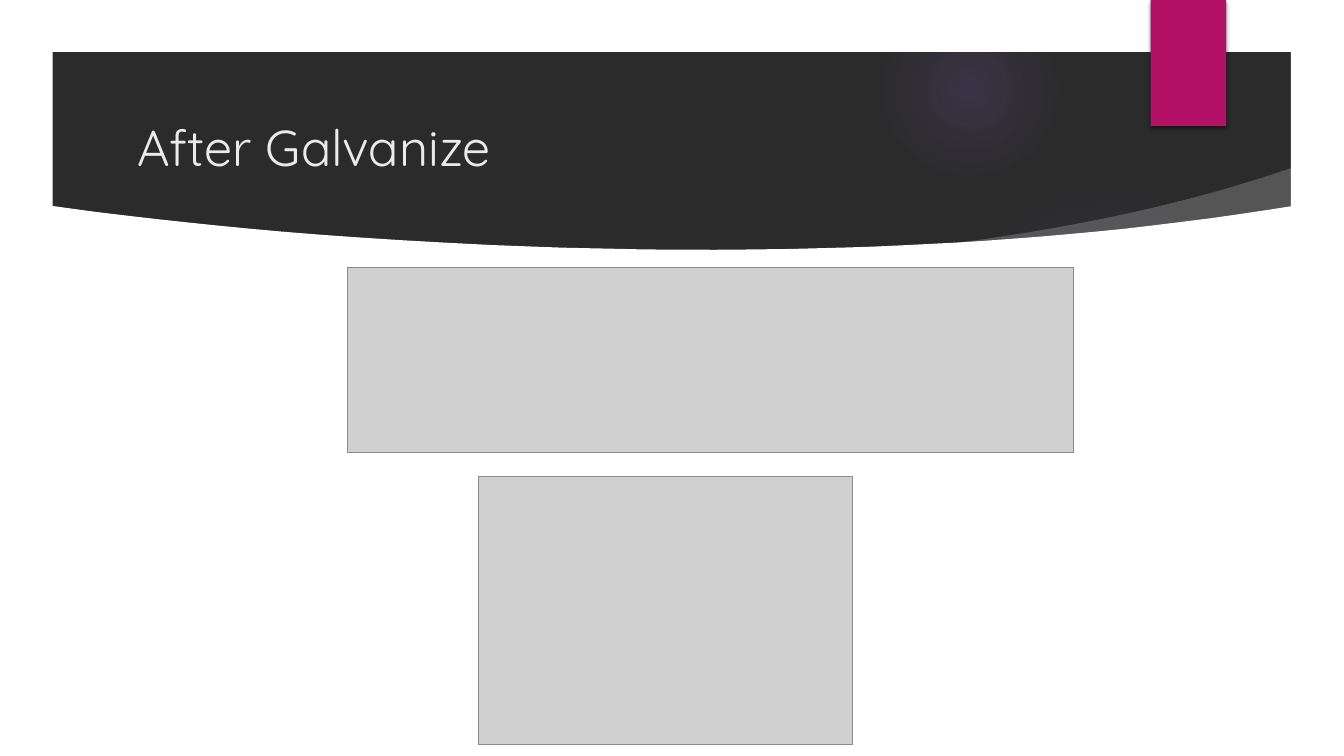
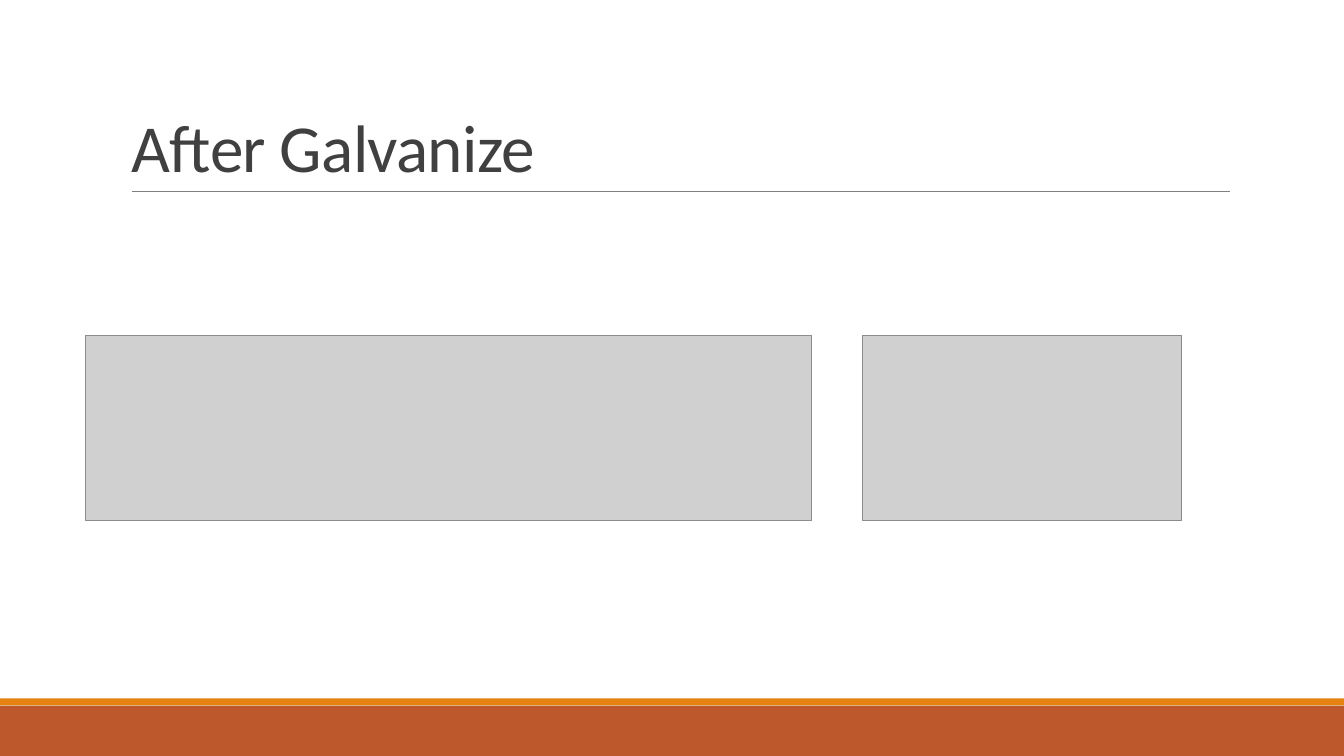
Before and after one commit to GregSimpson/SupportVectorMachine-CancerClassification, a slide deck: slide 4 of docs/gsimpson-CapstonePresentation.pptx (slide 3 before the commit). Drawn at 1344x756 pixels with LibreOffice and Linux fonts; fonts in the diff are those of the drawing; grey boxes stand for pictures; background and template pictures are left out; a plain dark background stands for a picture behind light text. Boxes give left, top, right and bottom in pixels: in the first picture for what was removed or moved away, otherwise in the second. Text is boxed around its words. In the diff, an @@ line names an element or a change of style, - is before the commit and + after.

```diff
--- a/docs/gsimpson-CapstonePresentation.pptx
+++ b/docs/gsimpson-CapstonePresentation.pptx
@@ background picture (left out) to #FFFFFF @@
@@ group removed at (x1=0, y1=0, x2=1344, y2=756): 5 ellipses, 3 freeform shapes @@
@@ rectangle removed at (x1=1150, y1=0, x2=1226, y2=126) @@
@@ title "After Galvanize" at (x1=131, y1=125, x2=535, y2=173): size 36 to 48 pt, font Quicksand to Calibri, text colour #EBEBEB to #404040, letter spacing 0 to -0.5 pt; line spacing 1 to 0.85; vertical alignment middle to bottom @@
@@ line added from (132, 192) to (1231, 192), #808080 0.5 pt @@
@@ picture moved from (x1=348, y1=267, x2=1074, y2=452) to (x1=86, y1=336, x2=812, y2=520) @@
@@ picture added at (x1=862, y1=336, x2=1182, y2=520) @@
@@ picture removed at (x1=479, y1=477, x2=853, y2=745) @@
@@ rectangle added at (x1=0, y1=706, x2=1344, y2=756), fill #BD582C @@
@@ rectangle added at (x1=0, y1=699, x2=1344, y2=706), fill #E48312 @@
```
Also in this commit, not shown: 10 other slides changed, 2 slides added, 1 slide removed, 3 other files.
